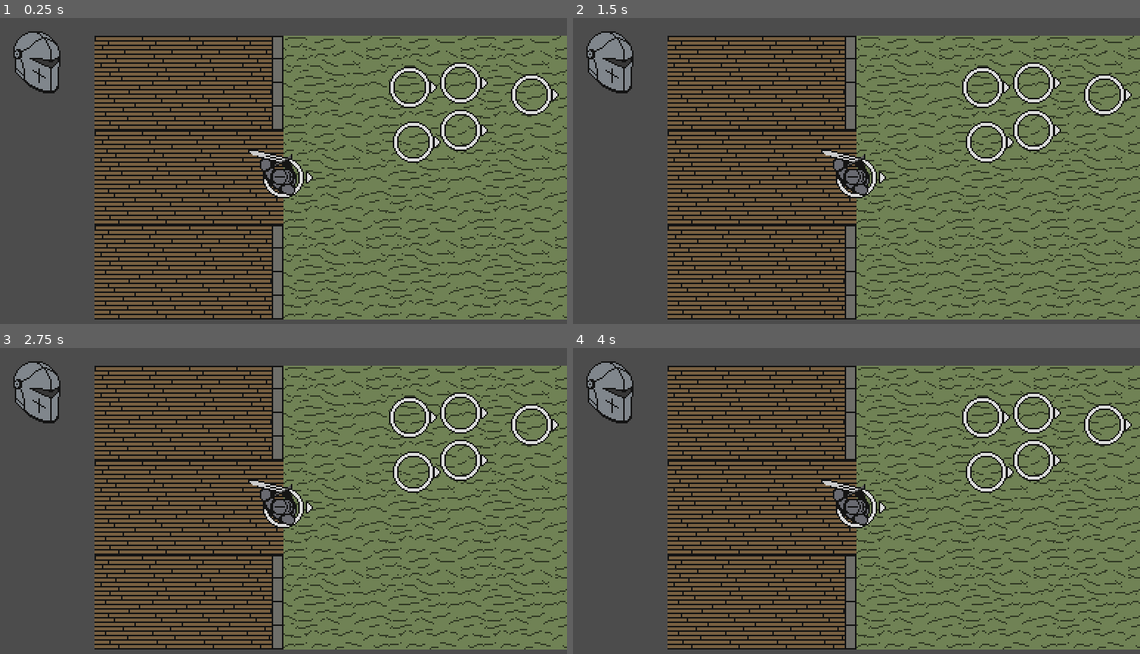
Above: before the commit, frames 1-4 (two rows, left to right).
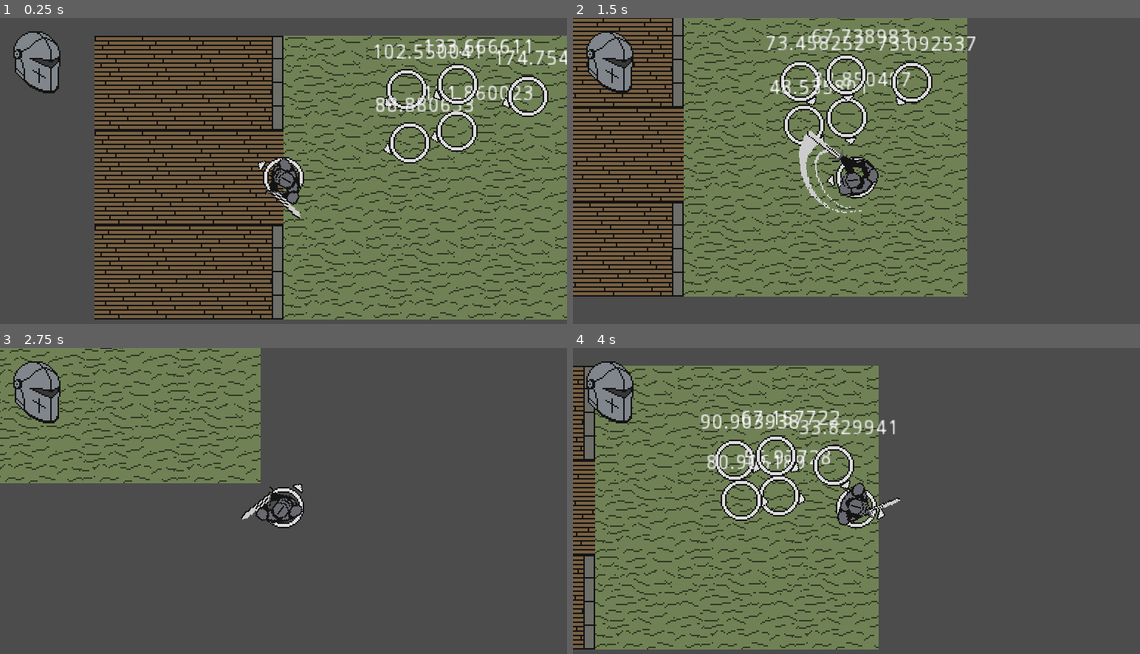
Above: after the commit, the same moments.

Repository: BGuerrero825/Slasher
Game: Godot game, scene res://Base.tscn
Same seed, same stepped clock (60 frames per second), same inputs: the game is played once before the commit and once after it.
Inputs (mouse positions are in pixels of both pictures, inside the frame that each line leads up to):
- Up to frame 1 (0.25 s): no input
- Up to frame 2 (1.5 s): move the mouse to (981, 161) at 0.52 s; hold D (move_right) 0.53-1.28 s; click (981, 161) at 0.6 s; move the mouse to (743, 192) at 1.27 s; hold S (move_down) from 1.28 s (still down); click (743, 192) at 1.35 s
- Up to frame 3 (2.75 s): move the mouse to (340, 436) at 2.02 s; release S (move_down) at 2.03 s; hold D (move_right) from 2.03 s (still down); click (340, 436) at 2.1 s
- Up to frame 4 (4 s): move the mouse to (828, 571) at 2.77 s; release D (move_right) at 2.78 s; hold Up (move_up) 2.78-3.53 s; click (828, 571) at 2.85 s; move the mouse to (1026, 556) at 3.52 s; hold A (move_left) from 3.53 s (still down); click (1026, 556) at 3.6 s

The runs differ from the first frame. In frame 1, 4.5% of the frame differs, in the area x 44-100%, y 6-66%; in frame 2, 80%; in frame 3, 85%; in frame 4, 88%, in the area x 0-100%, y 5-99%.
Error before the commit: Parse Error: The identifier "oriented" isn't declared in the current scope. (res://code/player.gd:64)

Commit message:
initial animation rigging

Diff:
--- a/code/player.gd
+++ b/code/player.gd
@@ -10,6 +10,7 @@
 export var HEAVY_ATTACK_COOLDOWN_TIME = 1.0
 export var HEAVY_ATTACK_CHARGE_TIME = .5
 
+var walking = false
 var attack_available = true
 var heavy_attack = false
 var attack_cooldown = 0.0
@@ -20,6 +21,7 @@
 onready var center = $center
 onready var attack_cooldown_timer = $attack_cooldown_timer
 onready var heavy_attack_charge_timer = $heavy_attack_charge_timer
+onready var animation = $center/AnimationPlayer
 
 export var light_attack_dmg = 1
 export var heavy_attack_dmg = 2
@@ -32,16 +34,19 @@
 	# COMBAT CODE
 	if attack_available:
 		if Input.is_action_just_pressed("attack"):
+			animation.play("Prep")
 			heavy_attack = false
 			heavy_attack_charge_timer.start(HEAVY_ATTACK_CHARGE_TIME)
 
 		elif heavy_attack:  # heavy attack charged up fully, auto release
 			$Label.text = 'HEAVY ATTACK'
+			animation.play("Heavy")
 			begin_attack_cooldown(HEAVY_ATTACK_COOLDOWN_TIME)
 			heavy_attack = false
 
 		elif Input.is_action_just_released("attack") and attack_available:  # light attack
 			$Label.text = 'LIGHT ATTACK'
+			animation.play("Light")
 
 			attack_available = false
 			heavy_attack_charge_timer.stop()
@@ -61,8 +66,7 @@
 	else:
 		velocity = velocity.move_toward(Vector2.ZERO, FRICTION * delta)
 	move()
-	if not oriented:
-		orient()
+	orient()
 
 
 func begin_attack_cooldown(time):
--- a/objects/player.tscn
+++ b/objects/player.tscn
@@ -55,13 +55,13 @@
 tracks/0/imported = false
 tracks/0/enabled = true
 tracks/0/keys = {
-"times": PoolRealArray( 0, 0.15, 0.3, 0.4 ),
+"times": PoolRealArray( 0.05, 0.15, 0.3, 0.4 ),
 "transitions": PoolRealArray( 1, 1, 1, 1 ),
 "update": 1,
 "values": [ 3, 4, 5, 0 ]
 }
 
-[sub_resource type="Animation" id=8]
+[sub_resource type="Animation" id=6]
 resource_name = "Prep"
 tracks/0/type = "value"
 tracks/0/path = NodePath("character:frame")
@@ -76,8 +76,7 @@
 "values": [ 2 ]
 }
 
-[sub_resource type="Animation" id=6]
-resource_name = "Windup"
+[sub_resource type="Animation" id=7]
 tracks/0/type = "value"
 tracks/0/path = NodePath("character:frame")
 tracks/0/interp = 1
@@ -136,12 +135,12 @@
 anims/Heavy = SubResource( 3 )
 anims/Idle = SubResource( 4 )
 anims/Light = SubResource( 5 )
-anims/Prep = SubResource( 8 )
-anims/Windup = SubResource( 6 )
+anims/Prep = SubResource( 6 )
+anims/Windup = SubResource( 7 )
 
 [node name="CollisionShape2D" type="CollisionShape2D" parent="."]
 visible = false
-shape = SubResource( 7 )
+shape = SubResource( 8 )
 
 [node name="hurtbox" type="Area2D" parent="."]
 visible = false
Not shown: 2 places in objects/player.tscn that only renumber resources
